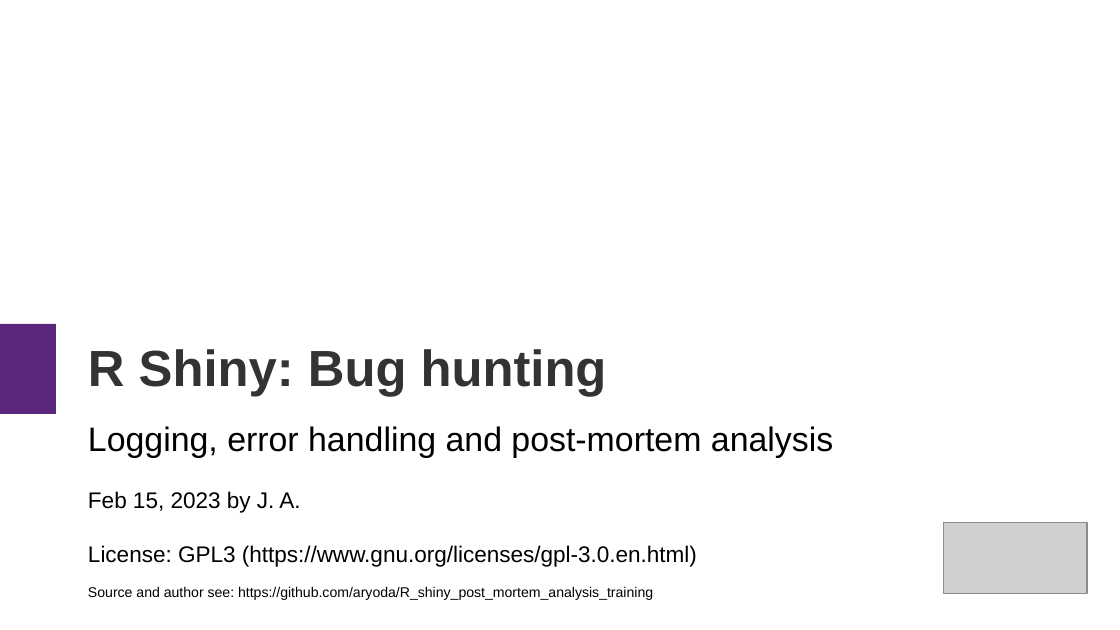
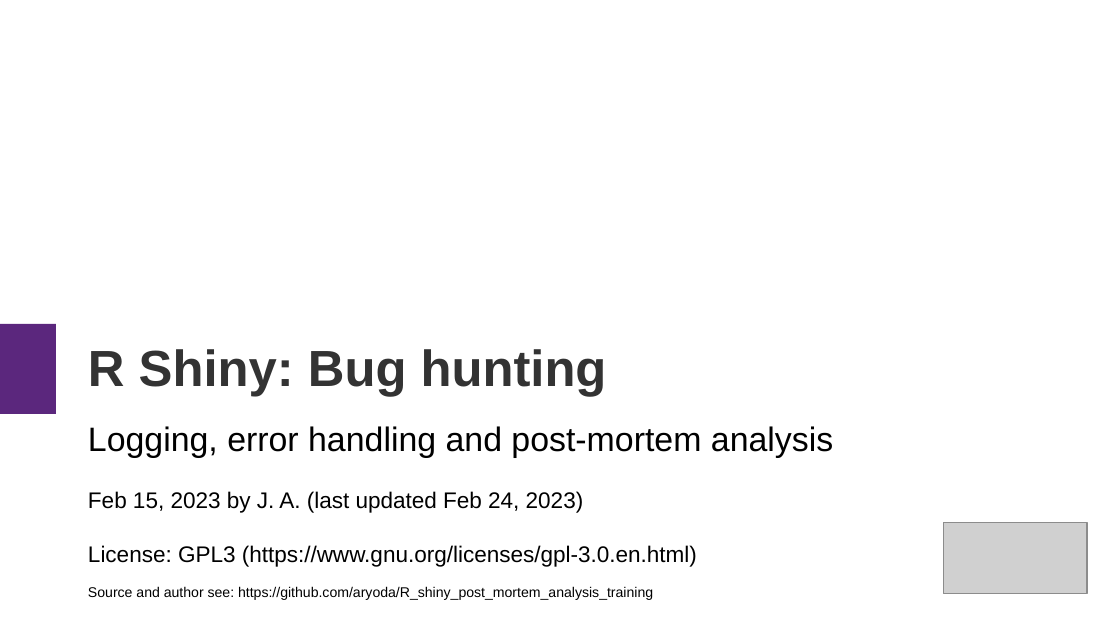
Before and after one commit to aryoda/R_shiny_post_mortem_analysis_training, a slide deck: slide 1 of Training slides.odp. Drawn at 1120x630 pixels with LibreOffice and Linux fonts; fonts in the diff are those of the drawing; grey boxes stand for pictures. Boxes give left, top, right and bottom in pixels: in the first picture for what was removed or moved away, otherwise in the second. Text is boxed around its words. In the diff, an @@ line names an element or a change of style, - is before the commit and + after.

```diff
--- a/Training slides.odp
+++ b/Training slides.odp
@@ subtitle at [88,491,584,513]: text changed @@
-Feb 15, 2023 by J. A.
+Feb 15, 2023 by J. A. (last updated Feb 24, 2023)
```
Also in this commit, not shown: 2 other slides changed, 4 other files.
